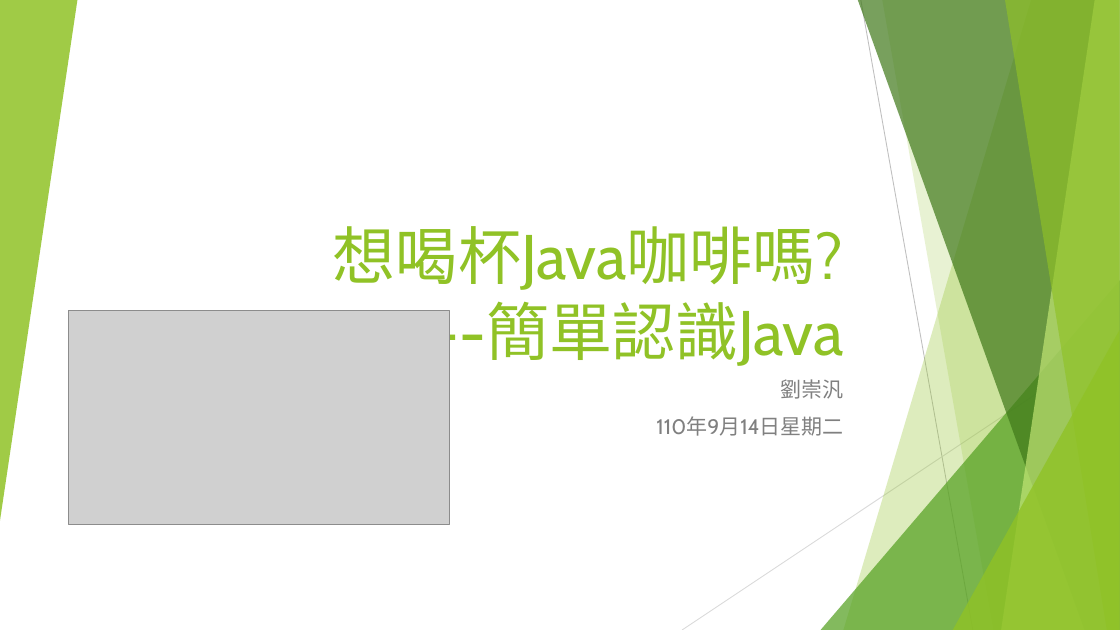
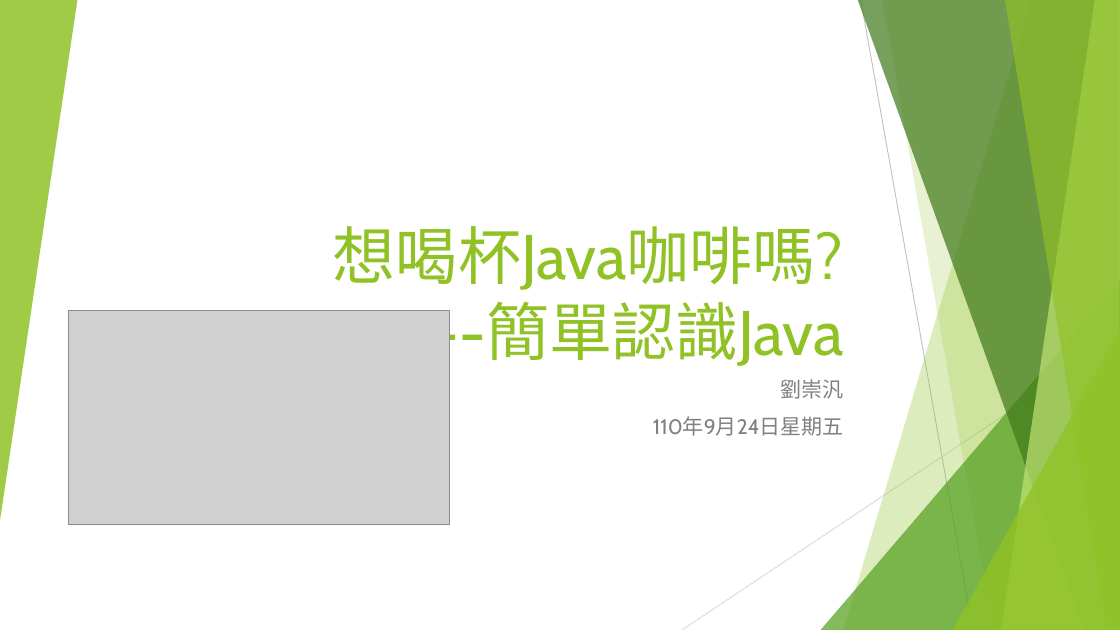
Before and after one commit to liulawsi/My_PPTs, a slide deck: slide 1 of LCC/Java/00a_想喝杯Java咖啡嗎.pptx. Drawn at 1120x630 pixels with LibreOffice and Linux fonts; fonts in the diff are those of the drawing; grey boxes stand for pictures. Boxes give left, top, right and bottom in pixels: in the first picture for what was removed or moved away, otherwise in the second. Text is boxed around its words. In the diff, an @@ line names an element or a change of style, - is before the commit and + after.

```diff
--- a/LCC/Java/00a_想喝杯Java咖啡嗎.pptx
+++ b/LCC/Java/00a_想喝杯Java咖啡嗎.pptx
@@ subtitle at (x1=653, y1=416, x2=844, y2=436): text changed @@
-110年9月14日星期二
+110年9月24日星期五
```
Also in this commit, not shown: 13 other slides changed, 13 other files.
